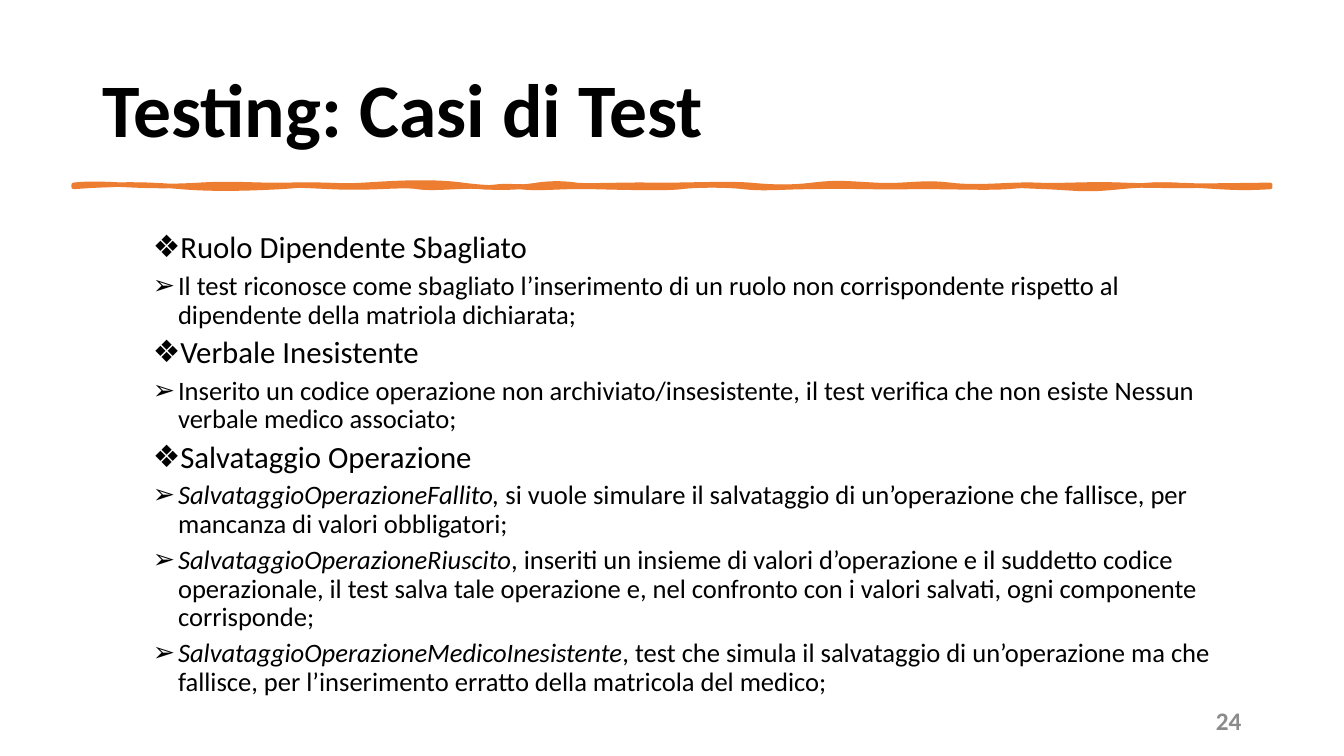
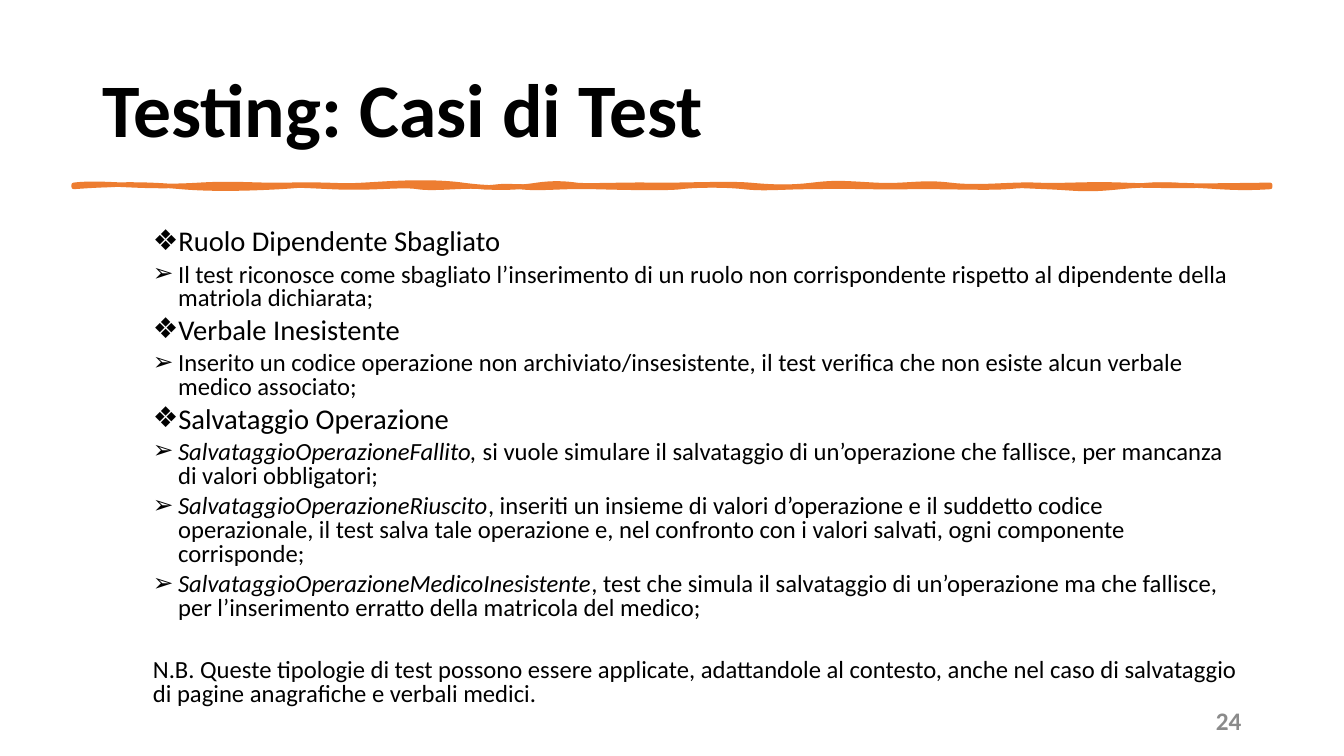
Before and after one commit to mangilimatteo/Progetto_Ingegneria_Software_Cattaneo_Mangili_Saini, a slide deck: slide 24 of Presentazione/Presentazione_Progetto.pptx. Drawn at 1344x756 pixels with LibreOffice and Linux fonts; fonts in the diff are those of the drawing. Boxes give left, top, right and bottom in pixels: in the first picture for what was removed or moved away, otherwise in the second. Text is boxed around its words. In the diff, an @@ line names an element or a change of style, - is before the commit and + after.

```diff
--- a/Presentazione/Presentazione_Progetto.pptx
+++ b/Presentazione/Presentazione_Progetto.pptx
@@ text at box(178, 231, 1226, 620): size 22 to 20.4 pt in "Ruolo Dipendente Sbagliato", "Verbale Inesistente", "Salvataggio Operazione"; size 19 to 17.6 pt in "Il test riconosce come sbagliato l’inserimento di ...", "SalvataggioOperazioneFallito, si vuole simulare il salvatagg ...", "SalvataggioOperazioneRiuscito, inseriti un insieme di valori ...", "SalvataggioOperazioneMedicoInesistente, test che simula il s ..."; line spacing 0.9 to 0.8 @@
@@ text at box(178, 354, 1182, 398): text changed; size 19 to 17.6 pt @@
-  ➢ Inserito un codice operazione non archiviato/insesistente, il test verifica che non esiste Nessun verbale medico associato;
+  ➢ Inserito un codice operazione non archiviato/insesistente, il test verifica che non esiste alcun verbale medico associato;
@@ text at box(153, 661, 1236, 707): paragraph added @@
+  N.B. Queste tipologie di test possono essere applicate, adattandole al contesto, anche nel caso di salvataggio di pagine anagrafiche e verbali medici.
```
Also in this commit, not shown: 4 other slides changed, 2 other files.
